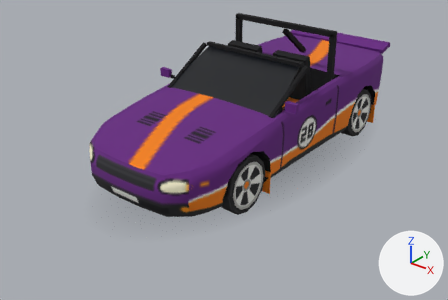
The glTF model modelos/fornalha.glb: old version first, new version second.
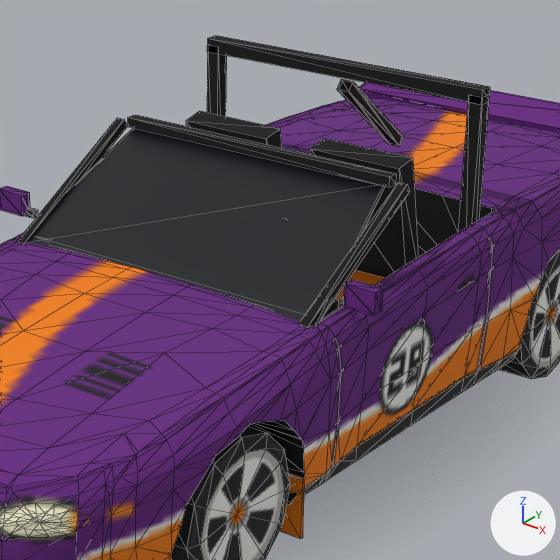
Old and new are each drawn whole from a 50 mm lens placed at (3.9, -5.4, 3.22), pointed at (-0.08, -0.42, 0.13) and again close up on the part from 36% to 81% of the width and 0% to 67% of the height. The lights are fixed; the arrows at lower right show +X, +Y and +Z. The first two pictures are the older version. The close-ups show mesh edges as thin lines. Where no turn or scale is listed for an object, it has been applied to the vertices. Vertices at exactly the same position are counted once.

Objects in the first close-up: 'Capo_malha', 'Carroceria', 'Farol', 'Porta_D_malha', 'Porta_E_malha', 'Roda_DE', 'Roda_TE', 'Tampa_malha'.
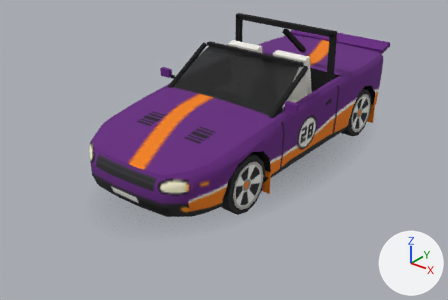
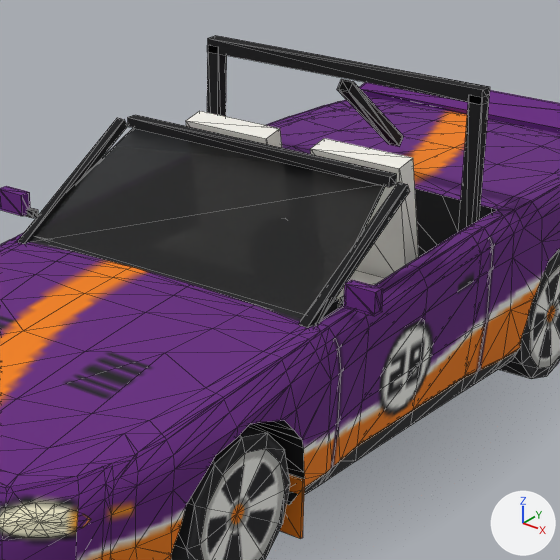
Boxes [x1, y1, x2, y2] around the edits, measured in the close-ups (560 x 560 px; the box of a moved part takes in the faces that stretch with it):
part 1 of me_carroceria_001, moved or reshaped (not visible afterwards): before [336, 270, 385, 308]
part 2 of me_carroceria_001, moved or reshaped: before [186, 46, 419, 278]; after [207, 36, 490, 232]
part 3 of me_carroceria_001, moved or reshaped (not visible before): after [310, 138, 419, 308]
part 4 of me_carroceria_001, moved or reshaped (not visible before): after [186, 111, 282, 148]
part 5 of me_carroceria_001, recoloured: after [186, 111, 282, 148]

What changed in the scene script:
```text
Add mat_banco:
    mat_banco = principled_material('Banco')
    mat_banco.base_color = (0.893, 0.873, 0.813)  # white #f3f0e9
    mat_banco.roughness = 1.0
Change me_carroceria_001:
    where me_carroceria_001.from_pydata(...)  # 852 vertices, 1512 faces; spans x -0.85..0.85, y -2.03..2.13, z 0.06..1.42
    used by ob_carroceria; location = (0.0, 0.0, 0.0)
    me_carroceria_001 part 1: the loose piece of 8 vertices spanning x 0.11..0.53, y -0.19..0.28, z 0.52..0.66 is scaled about its middle by (0.524, 0.0261, 1.71), then moved by (0.38, 1.46, -0.41)
    me_carroceria_001 part 2: 44 of 852 vertices moved; they spanned x -0.68..0.53, y -0.26..0.61, z 0.47..1.39 and now span x -0.68..0.68, y -0.26..0.61, z 0.47..1.42; mean shift (0.12, 0.1, 0.1); largest move (-0.62, 0.55, 0.47) -> (0.68, 0.55, 1.36)
    me_carroceria_001 part 3: 16 of 852 vertices moved; they spanned x -0.46..-0.38, y 1.98..2.13, z 0.22..0.32 and now span x 0.11..0.53, y -0.19..0.42, z 0.52..1.17; mean shift (0.74, -1.88, 0.47); largest move (-0.38, 2.13, 0.27) -> (0.53, -0.19, 0.52)
    me_carroceria_001 part 4: 8 of 852 vertices moved; they spanned x 0.59..0.81, y 1.5..1.52, z 0.06..0.3 and now span x -0.53..-0.11, y 0.21..0.42, z 0.61..1.17; mean shift (-1.02, -1.19, 0.71); largest move (0.59, 1.5, 0.3) -> (-0.53, 0.21, 1.15)
    me_carroceria_001 part 5: 24 faces spanning x -0.53..-0.11, y -0.19..0.42, z 0.52..1.17 switch from mat_secundaria (orange #f3810d) to mat_banco (white #f3f0e9)
```
